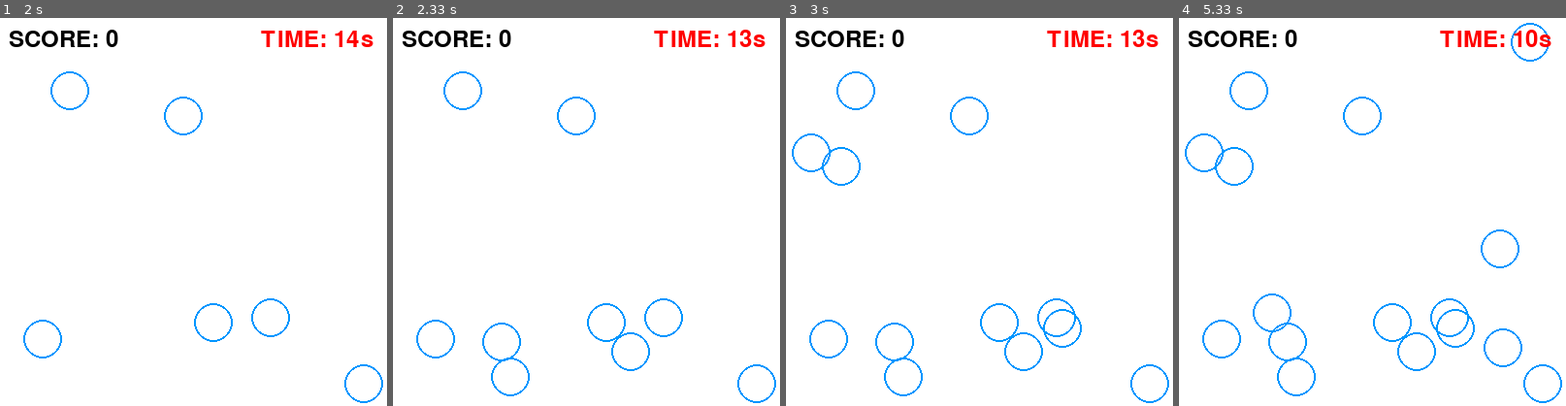
Above: before the commit, frames 1-4 (left to right).
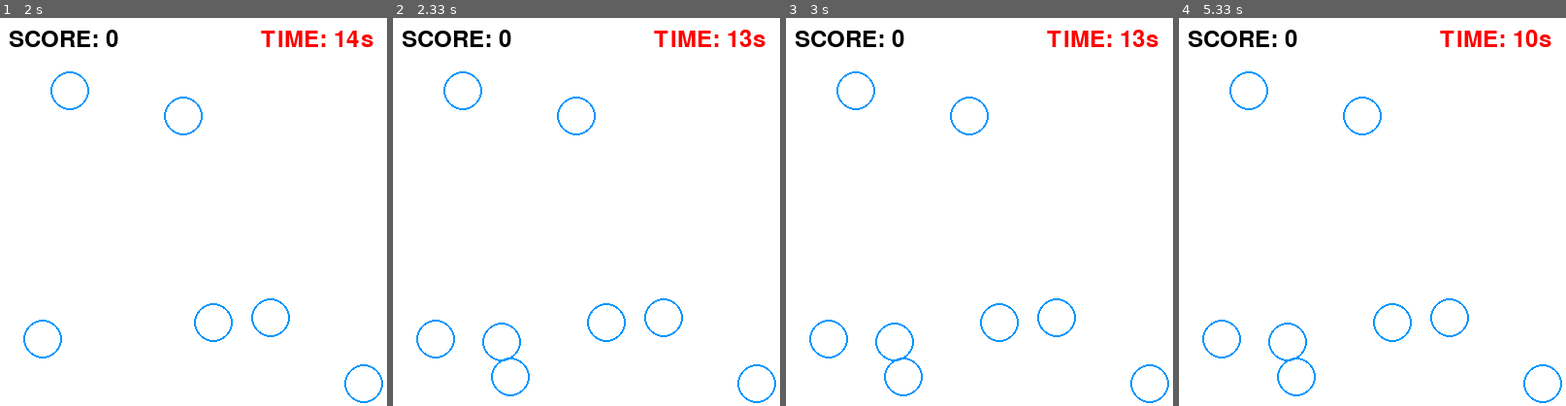
Above: after the commit, the same moments.

Repository: HenryYannis/xiaobao-pygame
Game: pygame game, started from 02-点击消除/点击消除_第3节课_挑战与结算.py
Same seed, same stepped clock (60 frames per second), same inputs: the game is played once before the commit and once after it.
Inputs (mouse positions are in pixels of both pictures, inside the frame that each line leads up to):
- Up to frame 1 (2 s): click (193, 212) at 0.38 s; click (193, 235) at 0.72 s
- Up to frame 2 (2.33 s): no input
- Up to frame 3 (3 s): no input
- Up to frame 4 (5.33 s): no input

Frame 1 is identical in both runs. In frame 2, 0.1% of the frame differs, in the area x 56-67%, y 81-91%; in frame 3, 0.5%; in frame 4, 1.1%, in the area x 1-96%, y 1-91%.

Commit message:
点击消除：只响应左键、气泡最多8个、终课加空格重开

Diff:
--- a/02-点击消除/点击消除_第3节课_挑战与结算.py
+++ b/02-点击消除/点击消除_第3节课_挑战与结算.py
@@ -8,6 +8,7 @@
 
 得分 = 0                                              # 新增变量：当前消除成绩
 倒计时秒数 = 15                                       # 新增变量：游戏限制时间
+开始时间 = pygame.time.get_ticks()                    # 新增变量：本局开始的毫秒时间戳，重开时刷新它，倒计时才会重新开始
 剩余时间 = 倒计时秒数
 气泡列表 = []
 运行中 = True
@@ -16,20 +17,24 @@
     for 事件 in pygame.event.get():
         if 事件.type == pygame.QUIT:
             运行中 = False
-        if 事件.type == pygame.MOUSEBUTTONDOWN and 剩余时间 > 0:  # 新增代码：时间未结束时响应鼠标点击
-            鼠标x, 鼠标y = pygame.mouse.get_pos()                 # 新增代码：获取鼠标按下时的绝对坐标
-            for 索引 in range(len(气泡列表) - 1, -1, -1):          # 新增代码：倒序遍历索引，防止pop删除元素时漏检跳位
+        if 事件.type == pygame.MOUSEBUTTONDOWN and 事件.button == 1 and 剩余时间 > 0:  # 新增代码：时间未结束时才响应鼠标左键
+            鼠标x, 鼠标y = 事件.pos                   # 取事件自带的点击坐标
+            for 索引 in range(len(气泡列表) - 1, -1, -1):  # 倒序遍历索引，防止pop删除元素时漏检跳位
                 气泡x, 气泡y = 气泡列表[索引]
-                if math.hypot(鼠标x - 气泡x, 鼠标y - 气泡y) <= 20: # 新增代码：勾股定理算距离(是什么)，判断是否在圆内(为什么)，半径20(怎么用)
-                    气泡列表.pop(索引)                            # 新增代码：命中消除(是什么)，从列表中移除(为什么)，传入索引删除(怎么用)
-                    得分 += 1                                     # 新增代码：加分奖励(是什么)，累加成绩(为什么)，递增1分(怎么用)
-                    break                                         # 新增代码：跳出循环(是什么)，单次点击只消一个(为什么)，break中断(怎么用)
+                if math.hypot(鼠标x - 气泡x, 鼠标y - 气泡y) <= 20:  # 勾股定理算距离(是什么)，判断是否在圆内(为什么)，半径20(怎么用)
+                    气泡列表.pop(索引)                # 命中消除(是什么)，从列表中移除(为什么)，传入索引删除(怎么用)
+                    得分 += 1                         # 新增代码：加分奖励(是什么)，累加成绩(为什么)，递增1分(怎么用)
+                    break                             # 跳出循环(是什么)，单次点击只消一个(为什么)，break中断(怎么用)
+        if 事件.type == pygame.KEYDOWN and 事件.key == pygame.K_SPACE and 剩余时间 <= 0:  # 新增代码：时间到后按空格重开
+            得分 = 0                                  # 新增代码：分数清零
+            开始时间 = pygame.time.get_ticks()        # 新增代码：重新记录开始时间，倒计时从15秒重新开始
+            剩余时间 = 倒计时秒数                     # 新增代码：剩余时间恢复满格
 
-    已运行秒数 = pygame.time.get_ticks() // 1000       # 新增代码：计算运行整秒数(是什么)，毫秒整除1000(为什么)，作为扣减依据(怎么用)
+    已运行秒数 = (pygame.time.get_ticks() - 开始时间) // 1000  # 新增代码：本局已运行整秒数(是什么)，当前毫秒减开始毫秒再整除1000(为什么)，作为扣减依据(怎么用)
     剩余时间 = max(0, 倒计时秒数 - 已运行秒数)         # 新增代码：计算剩余时间(是什么)，限制最小为0(为什么)，max函数防负数(怎么用)
 
     if 剩余时间 > 0:
-        if random.random() < 0.05:                     # 随机生成：每帧5%概率冒出新气泡，控制刷新频次
+        if random.random() < 0.05 and len(气泡列表) < 8:  # 随机生成：每帧5%概率冒出新气泡，最多同时8个
             气泡列表.append([random.randint(20, 380), random.randint(20, 380)])
     else:
         气泡列表.clear()                               # 新增代码：时间耗尽清屏(是什么)，定格终局(为什么)，清空列表(怎么用)
@@ -44,8 +49,8 @@
     窗口.blit(时间画面, (270, 10))                                  # 新增代码：贴到右上角UI位置(270, 10)
 
     if 剩余时间 <= 0:
-        提示画面 = 字体.render("TIME UP!", True, (255, 0, 0))      # 新增代码：终局大字提示(是什么)，红字醒目(为什么)，TIME UP英文文本(怎么用)
-        窗口.blit(提示画面, (140, 180))                             # 新增代码：贴在屏幕中央(140, 180)
+        提示画面 = 字体.render("TIME UP! - Press SPACE", True, (255, 0, 0))  # 新增代码：终局大字提示(是什么)，红字醒目(为什么)，提示按空格重开(怎么用)
+        窗口.blit(提示画面, 提示画面.get_rect(center=(200, 200)))  # 新增代码：get_rect(center=...)让文字正好居中在窗口中央
 
     pygame.display.flip()                              # 双缓冲刷新：将后台绘制好的画面一次性呈现在屏幕上，防闪烁
     时钟.tick(60)                                      # 锁定帧率：稳定每秒60帧流畅运行
